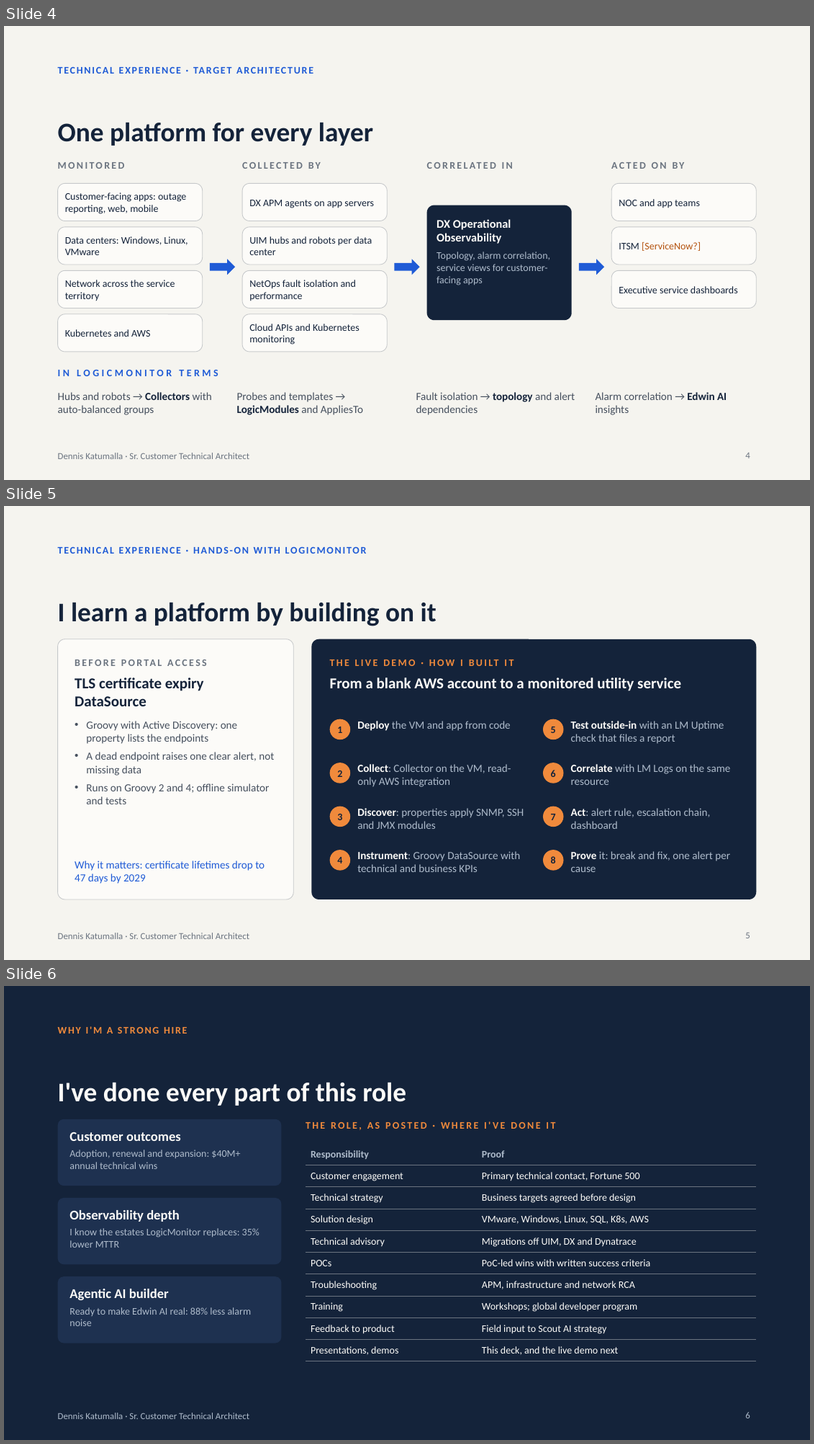
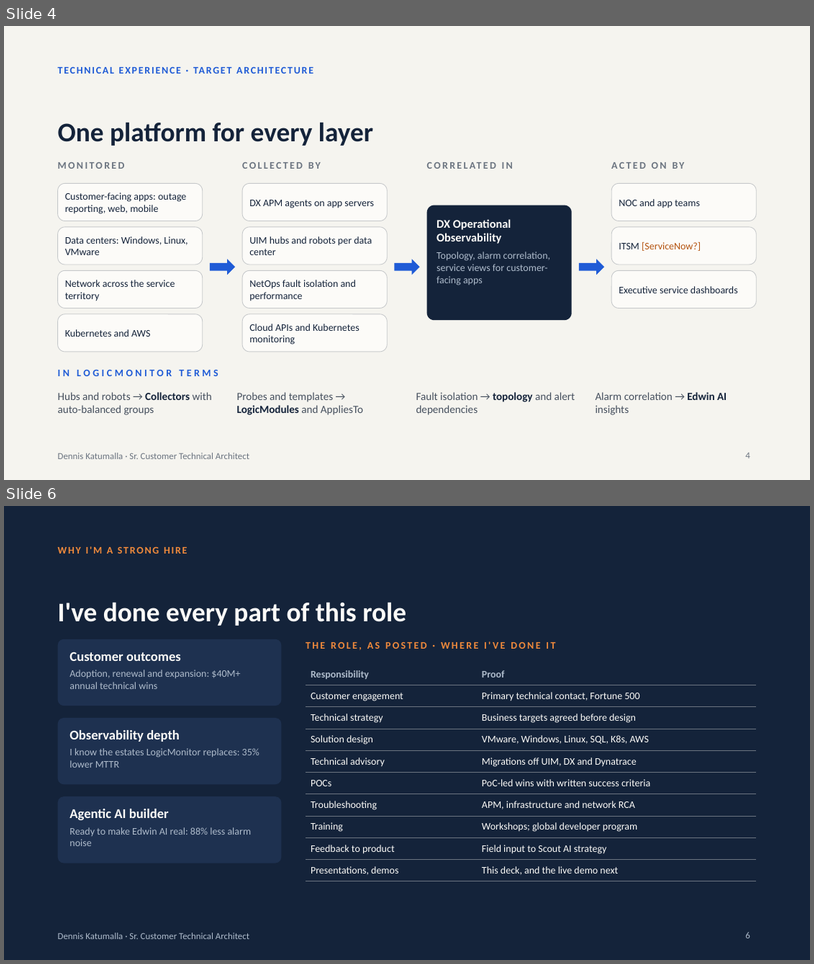
Before and after one commit to denniskatumalla/LogicMonitor, a slide deck: Collateral/CTA_Presentation_Dennis_Katumalla_DRAFT.pptx. Shown one above the other, each under a label of ours: slides 4, 5 and 6 before the commit, slides 4 and 6 after it; the slides between them are not shown. The pictures are 814x1444 and 814x964 pixels, drawn with LibreOffice and Linux fonts; fonts in the diff are those of the drawing. Boxes give left, top, right and bottom in pixels: in the first picture for what was removed or moved away, otherwise in the second. Text is boxed around its words. In the diff, an @@ line names an element or a change of style, - is before the commit and + after.

```diff
--- a/Collateral/CTA_Presentation_Dennis_Katumalla_DRAFT.pptx
+++ b/Collateral/CTA_Presentation_Dennis_Katumalla_DRAFT.pptx
@@ slide 5 removed at [4, 506, 810, 960], background #F5F4EF; not listed: 1 template element that a slide beside it also shows @@
@@ text removed at [92, 547, 682, 691] @@
-THE LIVE DEMO · HOW I BUILT IT
-From a blank AWS account to a monitored utility service
@@ title removed at [58, 602, 379, 626] @@
-I learn a platform by building on it
@@ text removed at [121, 608, 414, 728] @@
-TECHNICAL EXPERIENCE · HANDS-ON WITH LOGICMONITOR
@@ rounded rectangle removed at [58, 639, 293, 899] @@
@@ rounded rectangle removed at [312, 639, 757, 899] @@
@@ text removed at [75, 677, 274, 804] @@
-BEFORE PORTAL ACCESS
-TLS certificate expiry DataSource
-• Groovy with Active Discovery: one property lists the endpoints
-• A dead endpoint raises one clear alert, not missing data
-• Runs on Groovy 2 and 4; offline simulator and tests
@@ ellipse removed at [330, 719, 350, 739] @@
@@ text removed at [358, 721, 511, 731] @@
-Deploy the VM and app from code
@@ ellipse removed at [543, 719, 564, 739] @@
@@ text removed at [571, 721, 725, 744] @@
-Test outside-in with an LM Uptime check that files a report
@@ text removed at [337, 726, 342, 733] @@
-1
@@ text removed at [551, 726, 556, 733] @@
-5
@@ ellipse removed at [330, 762, 350, 783] @@
@@ text removed at [358, 764, 511, 787] @@
-Collect: Collector on the VM, read-only AWS integration
@@ ellipse removed at [543, 762, 564, 783] @@
@@ text removed at [571, 764, 731, 785] @@
-Correlate with LM Logs on the same resource
@@ text removed at [337, 770, 342, 777] @@
-2
@@ text removed at [551, 770, 556, 777] @@
-6
@@ ellipse removed at [330, 806, 350, 826] @@
@@ text removed at [358, 808, 524, 829] @@
-Discover: properties apply SNMP, SSH and JMX modules
@@ ellipse removed at [543, 806, 564, 826] @@
@@ text removed at [571, 808, 711, 829] @@
-Act: alert rule, escalation chain, dashboard
@@ text removed at [337, 813, 342, 820] @@
-3
@@ text removed at [551, 813, 556, 820] @@
-7
@@ ellipse removed at [330, 849, 350, 870] @@
@@ text removed at [358, 851, 520, 872] @@
-Instrument: Groovy DataSource with technical and business KPIs
@@ ellipse removed at [543, 849, 564, 870] @@
@@ text removed at [571, 851, 730, 872] @@
-Prove it: break and fix, one alert per cause
@@ text removed at [75, 860, 265, 883] @@
-Why it matters: certificate lifetimes drop to 47 days by 2029
@@ text removed at [337, 857, 342, 863] @@
-4
@@ text removed at [551, 856, 556, 863] @@
-8
@@ page number removed at [746, 932, 750, 938] @@
-5
```
Also in this commit, not shown: 1 slide changed, 1 slide added, 2 other files.
